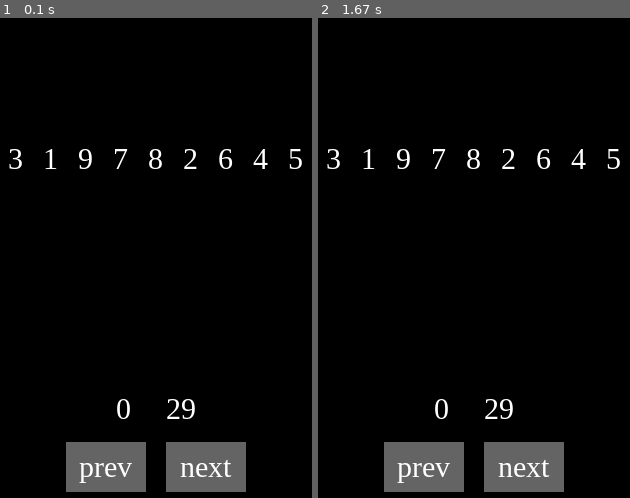
Above: before the commit, frames 1-2 (left to right).
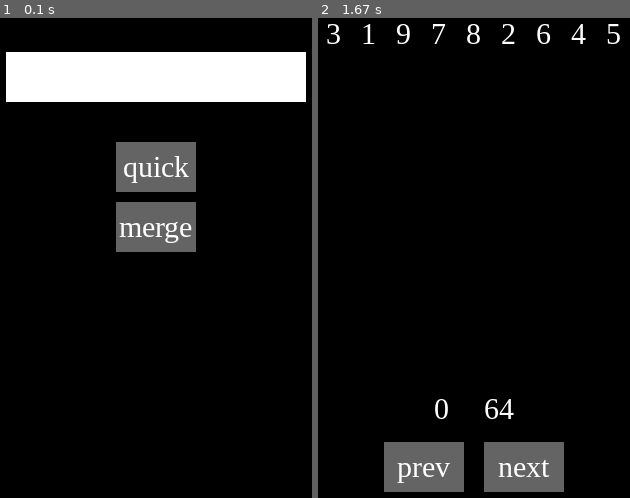
Above: after the commit, the same moments.

Repository: artialpha/Presenting-sorting
Game: pygame game, started from main.py
Same seed, same stepped clock (60 frames per second), same inputs: the game is played once before the commit and once after it.
Inputs (mouse positions are in pixels of both pictures, inside the frame that each line leads up to):
- Up to frame 1 (0.1 s): no input
- Up to frame 2 (1.67 s): click (474, 229) at 0.38 s, where only the run after the commit has a clickable "merge"

The runs differ from the first frame. In frame 1, 21% of the frame differs, in the area x 1-99%, y 7-99%; in frame 2, 1.6%.

Commit message:
i have a text area where i can input list i want to sort

Diff:
--- a/PygameAll/Elements/TextArea.py
+++ b/PygameAll/Elements/TextArea.py
@@ -4,13 +4,14 @@
 
 class TextArea(DrawObject):
 
-    def __init__(self, window, x, y, width, height, text):
+    def __init__(self, window, x, y, width, height, text='', bg_color=(100, 100, 100)):
         super().__init__(window, x, y, width, height)
         self.text = self.FONT.render(str(text), True, self.TEXT_COLOR)
         self.window = window
         self.rect = None
+        self.bg_color = bg_color
 
     def draw(self):
-        self.rect = pygame.draw.rect(self.window, (100, 100, 100), (self.x, self.y, self.width, self.height), 0)
+        self.rect = pygame.draw.rect(self.window, self.bg_color, (self.x, self.y, self.width, self.height), 0)
         self.window.blit(self.text, (self.x + (self.width/2 - self.text.get_width()/2), self.y
                                             + (self.height/2 - self.text.get_height()/2)))
--- /dev/null
+++ b/PygameAll/Elements/TextInput.py
@@ -0,0 +1,22 @@
+import pygame
+from PygameAll.Elements.TextArea import TextArea
+
+
+# https://stackoverflow.com/questions/46390231/how-can-i-create-a-text-input-box-with-pygame
+class TextInput(TextArea):
+    def __init__(self, window, x, y, width, height, text='', bg_color=(100,)*3):
+        super().__init__(window, x, y, width, height, text, bg_color)
+        self.active = False
+        self.text_typed = ''
+        self.TEXT_COLOR = (0,)*3
+
+    def update(self, event):
+        if event.key == pygame.K_BACKSPACE:
+            print('kbackspace', self.text_typed)
+            self.text_typed = self.text_typed[:-1]
+            self.text = self.FONT.render(str(self.text_typed), True, self.TEXT_COLOR)
+        else:
+            self.text_typed += event.unicode
+            self.text = self.FONT.render(str(self.text_typed), True, self.TEXT_COLOR)
+            print('pisze', event.unicode)
+            print(self.text)
--- a/PygameAll/Window/WindowMenu.py
+++ b/PygameAll/Window/WindowMenu.py
@@ -1,4 +1,5 @@
 from PygameAll.Elements.TextArea import TextArea
+from PygameAll.Elements.TextInput import TextInput
 from PygameAll.Window.Window import Window
 from PygameAll.Window.WindowQuick import WindowQuick
 from PygameAll.Window.WindowMerge import WindowMerge
@@ -18,12 +19,26 @@
         self.elements.append(self.button_merge)
         self.elements.append(self.button_quick)
 
+        text_input_width = 300
+        self.text_input = TextInput(self.window, (self.width-text_input_width)/2, self.height/10, text_input_width,
+                                   50, bg_color=(255,)*3)
+        self.elements.append(self.text_input)
+
     def buttons_clicked_check(self, event, draw=None):
         lst = [3, 1, 9, 7, 8, 2, 6, 4, 5]
         props = [item[1] for item in draw.__dict__.items()]
-        print(props)
+
         if self.button_quick.rect.collidepoint(event.pos):
             return WindowQuick(*props[:2], [3, 1, 9, 7, 8, 2, 6, 4, 5])
-        if self.button_merge.rect.collidepoint(event.pos):
+        elif self.button_merge.rect.collidepoint(event.pos):
             print('merge')
             return WindowMerge(*props[:2], [3, 1, 9, 7, 8, 2, 6, 4, 5])
+        elif self.text_input.rect.collidepoint(event.pos):
+            print(self.text_input.rect, event.pos, 'text input rect')
+            self.text_input.active = True
+        else:
+            self.text_input.active = False
+
+    def type_text(self, event):
+        if self.text_input.active:
+            self.text_input.update(event)
--- a/main.py
+++ b/main.py
@@ -1,5 +1,7 @@
 import pygame
 import time
+
+
 from PygameAll.Window.WindowQuick import WindowQuick
 from PygameAll.Window.WindowMerge import WindowMerge
 from PygameAll.Window.WindowMenu import WindowMenu
@@ -23,21 +25,12 @@
     # list of random numbers
     # lst = random.sample(range(10, 100), 9)
     lst = [3, 1, 9, 7, 8, 2, 6, 4, 5]
+    draw = WindowMenu(width, height)
 
-    draw = WindowQuick(width, height, lst)
     while run:
         draw.redraw_window()
         pygame.display.update()
-        keys = pygame.key.get_pressed()
-        pos = pygame.mouse.get_pos()
-
-        # Limit framrate
-        # if fps=50 then for every second at most 50 frames should pass
         clock.tick(fps)
-        # compute delta time
-        now = time.time()
-        dt = now - prev_time
-        prev_time = now
 
         for event in pygame.event.get():
             if event.type == pygame.QUIT:
@@ -46,9 +39,13 @@
             elif event.type == pygame.MOUSEBUTTONDOWN:
                 if event.button == 1:
                     if isinstance(draw, WindowMenu):
-                        draw = draw.buttons_clicked_check(event, draw)
+                        print('click on button')
+                        if res := draw.buttons_clicked_check(event, draw):
+                            draw = res
                     else:
                         draw.buttons_clicked_check(event)
+            elif event.type == pygame.KEYDOWN:
+                draw.type_text(event)
 
 
 if __name__ == "__main__":
